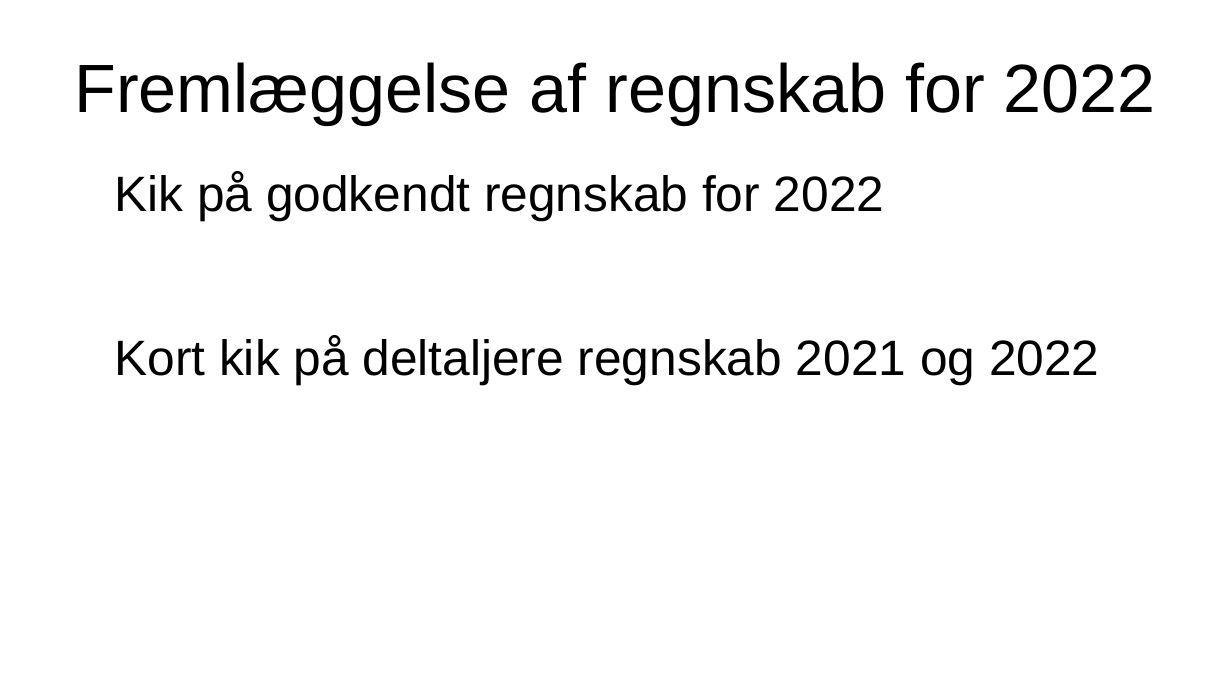
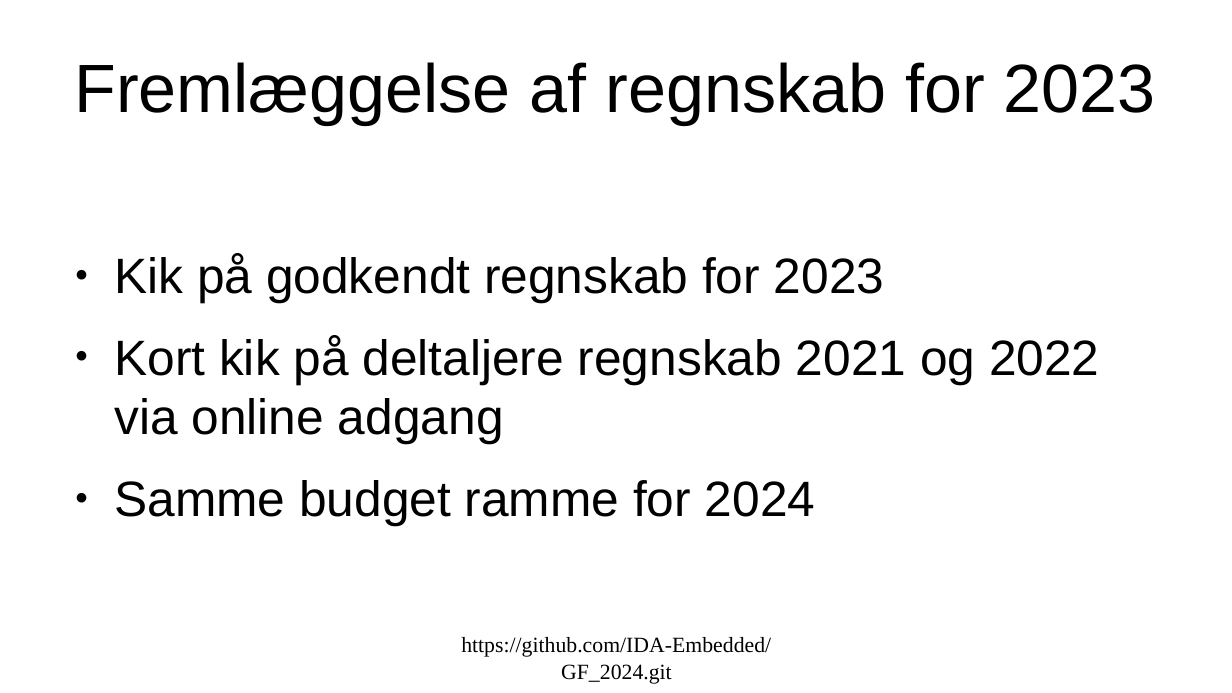
Before and after one commit to IDA-Embedded/GF_2024, a slide deck: slide 5 of IDA_embedded_GF_2024.odp. Drawn at 1232x693 pixels with LibreOffice and Linux fonts; fonts in the diff are those of the drawing. Boxes give left, top, right and bottom in pixels: in the first picture for what was removed or moved away, otherwise in the second. Text is boxed around its words. In the diff, an @@ line names an element or a change of style, - is before the commit and + after.

```diff
--- a/IDA_embedded_GF_2024.odp
+++ b/IDA_embedded_GF_2024.odp
@@ title at <box>74,62,1156,125</box>: text changed @@
-Fremlæggelse af regnskab for 2022
+Fremlæggelse af regnskab for 2023
@@ text at <box>114,253,1099,525</box>: text changed @@
-Kik på godkendt regnskab for 2022
-Kort kik på deltaljere regnskab 2021 og 2022
+● Kik på godkendt regnskab for 2023
+● Kort kik på deltaljere regnskab 2021 og 2022 via online adgang
+● Samme budget ramme for 2024
@@ text added at <box>461,637,771,684</box>, 14 pt, text #000000 @@
+https://github.com/IDA-Embedded/GF_2024.git
```
Also in this commit, not shown: 5 other slides changed, 4 slides added, 3 other files.
